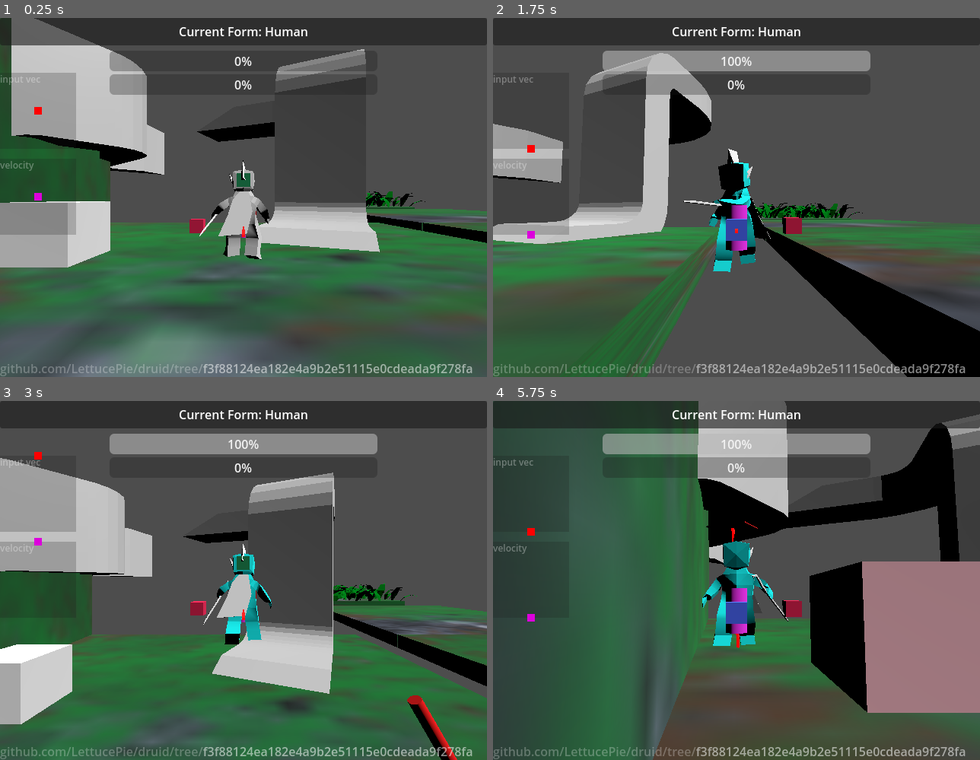
Above: before the commit, frames 1-4 (two rows, left to right).
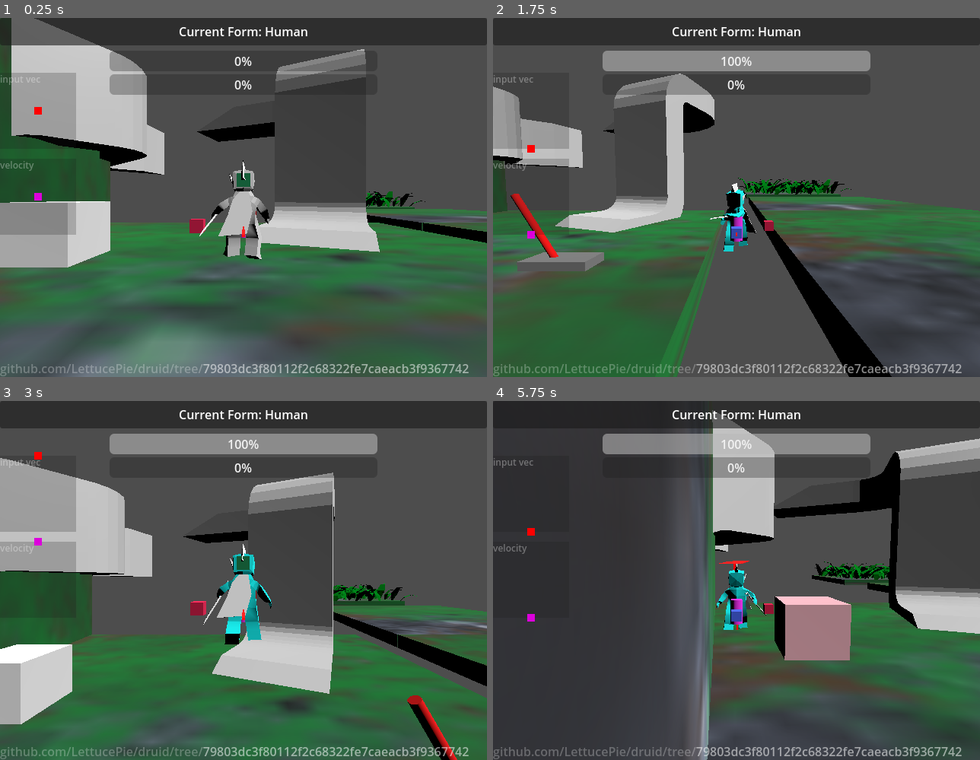
Above: after the commit, the same moments.

Repository: LettucePie/druid
Game: Godot game, scene res://playscenes/play_0.tscn
Same seed, same stepped clock (60 frames per second), same inputs: the game is played once before the commit and once after it.
Inputs (mouse positions are in pixels of both pictures, inside the frame that each line leads up to):
- Up to frame 1 (0.25 s): no input
- Up to frame 2 (1.75 s): tap Enter (ui_accept) at 0.5 s; move the mouse to (736, 369) at 0.52 s; hold D (move_right) 0.53-1.28 s; hold Right mouse button (aim) 0.53-1.28 s; tap Space (jump) at 0.77, 1.07, 1.52 s; tap N (attack) at 0.8, 1.35 s; move the mouse to (639, 215) at 1.27 s; hold S (move_down) from 1.28 s (still down); tap K (cam_down) at 1.55 s
- Up to frame 3 (3 s): tap Space (jump) at 1.82 s; move the mouse to (292, 501) at 2.02 s; release S (move_down) at 2.03 s; hold D (move_right) 2.03-2.78 s; tap K (cam_down) at 2.1 s; tap I (cam_up) at 2.3, 2.85 s; move the mouse to (219, 652) at 2.77 s; hold W (move_up) from 2.78 s (still down)
- Up to frame 4 (5.75 s): tap Space (jump) at 3.02, 3.05, 3.32, 3.6, 3.77, 4.07, 4.52, 4.82 s; move the mouse to (882, 634) at 3.52 s; release W (move_up) at 3.53 s; hold Right mouse button (aim) 3.53-4.28 s; hold A (move_left) 3.53-5.03 s; move the mouse to (590, 526) at 4.27 s; right-click (590, 526) at 4.35 s; tap N (attack) at 4.55, 5.1 s; move the mouse to (760, 580) at 5.02 s; hold S (move_down) from 5.03 s (still down); tap K (cam_down) at 5.3 s

The runs differ from the first frame. In frame 1, 0.9% of the frame differs, in the area x 41-98%, y 96-99%; in frame 2, 28%; in frame 3, 0.9%; in frame 4, 58%, in the area x 6-100%, y 0-100%.

Commit message:
starting to setup aiming control

Diff:
--- a/core/player.gd
+++ b/core/player.gd
@@ -23,11 +23,13 @@
 # Human
 @onready var human_node : Node3D = $human_node
 @onready var human_shape : CollisionShape3D = $human_shape
-@onready var human_mesh : MeshInstance3D = $human_node/human_model/human_armature/Skeleton3D/human_mesh
+@onready var human_mesh : MeshInstance3D = \
+$human_node/human_model/human_armature/Skeleton3D/human_mesh
 # Wolf
 @onready var wolf_node : Node3D = $wolf_node
 @onready var wolf_shape : CollisionShape3D = $wolf_shape
-@onready var wolf_mesh : MeshInstance3D = $wolf_node/wolf_model/Armature/Skeleton3D/wolfmesh
+@onready var wolf_mesh : MeshInstance3D = \
+$wolf_node/wolf_model/Armature/Skeleton3D/wolfmesh
 
 ## Iterative Lists
 @onready var colshapes : Array = [
@@ -42,6 +44,10 @@
 
 
 ## Camera Variables
+@onready var player_cam : Camera3D = $cam_dial/Player_Cam
+@onready var aim_cam : Camera3D = $cam_dial/aim_arm/Aim_Cam
+@onready var cam_dial : Node3D = $cam_dial
+@onready var aim_arm : Node3D = $cam_dial/aim_arm
 var cam_locked : bool = false
 var cam_min_y : float = -PI
 var cam_max_y : float = PI
@@ -108,6 +114,9 @@
 var attack_active : bool = false
 var attack_active_ebrake : int = 0
 var aiming : bool = false
+
+## Player Settings
+var invert_cam : bool = false
 
 #var action_frame_vars : Array = [magnet_cooldown, dodge_cooldown, dodge_active]
 ## This didn't work. It just made an array of 0, 0, 0.
@@ -218,35 +227,39 @@
 	current_cam = get_viewport().get_camera_3d()
 	var input : Vector2 = Vector2(
 		Input.get_axis("cam_left", "cam_right"),
-		Input.get_axis("cam_up", "cam_down")
+		Input.get_axis("cam_down", "cam_up")
 	).limit_length(1.0)
-
-	var parent_dial = current_cam.get_parent()
-	if parent_dial.name == "cam_dial":
-		if !cam_locked and !aiming:
-			parent_dial.rotate_y(input.x * delta)
-			parent_dial.rotate(
-				parent_dial.transform.basis * Vector3.RIGHT,
-				input.y * delta)
-			var x_percent = 1.0 - inverse_lerp(
-				cam_min_x,
-				cam_max_x,
-				parent_dial.rotation.x)
-			current_cam.position.z = \
-				cam_distance_max * cam_distance_curve.sample(x_percent)
-			current_cam.position.y = current_cam.position.z * 0.12
-		elif aiming:
-			pass
-
-		parent_dial.rotation.y = clamp(
-			parent_dial.rotation.y,
-			cam_min_y,
-			cam_max_y)
-		parent_dial.rotation.x = clamp(
-			parent_dial.rotation.x,
+	if invert_cam:
+		input.y *= -1.0
+
+	if !cam_locked and !aiming:
+		cam_dial.rotate_y(input.x * delta)
+		cam_dial.rotate(
+			cam_dial.transform.basis * Vector3.RIGHT,
+			input.y * delta)
+		var x_percent = 1.0 - inverse_lerp(
 			cam_min_x,
-			cam_max_x)
-
+			cam_max_x,
+			cam_dial.rotation.x)
+		current_cam.position.z = \
+			cam_distance_max * cam_distance_curve.sample(x_percent)
+		current_cam.position.y = current_cam.position.z * 0.12
+		clamp_cam_dolly_rotation(cam_dial)
+	elif aiming:
+		aim_arm.rotate_y(input.x * delta)
+		#aim_arm.rotate_x(input.y * delta)
+		clamp_cam_dolly_rotation(aim_arm)
+
+
+func clamp_cam_dolly_rotation(dolly):
+	dolly.rotation.y = clamp(
+		dolly.rotation.y,
+		cam_min_y,
+		cam_max_y)
+	dolly.rotation.x = clamp(
+		dolly.rotation.x,
+		cam_min_x,
+		cam_max_x)
 
 ###
 ### Movement Input Block
@@ -608,12 +621,14 @@
 			set_form_to(Form.HUMAN)
 
 	if Input.get_action_strength("aim") >= 0.3:
-		print("Aim Pressed")
-		aiming = true
-		$cam_dial/Aim_Cam.make_current()
-	elif !$cam_dial/Player_Cam.is_current():
+		if !aiming:
+			print("Aim Pressed")
+			aiming = true
+			aim_arm.rotation = Vector3.ZERO
+			aim_cam.make_current()
+	elif aiming:
 		aiming = false
-		$cam_dial/Player_Cam.make_current()
+		player_cam.make_current()
 
 	if Input.get_action_strength("fire") >= 0.3:
 		print("Fire Pressed")
--- a/core/player.tscn
+++ b/core/player.tscn
@@ -243,6 +243,9 @@
 cam_distance_curve = ExtResource("2_1ws1n")
 turn_responsiveness_curve = ExtResource("3_vhf20")
 turn_decel_curve = ExtResource("4_4k7ag")
+jump_velocity = null
+attack_chain = null
+attack_interrupt = null
 
 [node name="anim_handler" type="Node" parent="." node_paths=PackedStringArray("human_anim", "wolf_anim")]
 script = ExtResource("2_r6jt5")
@@ -297,7 +300,6 @@
 shape = SubResource("BoxShape3D_apw7h")
 
 [node name="human_node" type="Node3D" parent="."]
-visible = false
 
 [node name="human_model" parent="human_node" instance=ExtResource("2_dbf1p")]
 
@@ -305,34 +307,34 @@
 transform = Transform3D(-0.312618, 0, -2.73299e-08, 0, 0.312618, 0, 2.73299e-08, 0, -0.312618, 0, 0.143265, 0)
 
 [node name="Skeleton3D" parent="human_node/human_model/human_armature" index="0"]
-bones/0/position = Vector3(0, -0.16168, -0.10598)
+bones/0/position = Vector3(0, -0.154383, -0.10598)
 bones/0/rotation = Quaternion(0.0914123, -0.00244562, -0.0016501, 0.995809)
-bones/1/rotation = Quaternion(-0.016177, -0.00619261, 0.797931, 0.6025)
+bones/1/rotation = Quaternion(-0.0148608, -0.00047949, 0.797796, 0.602743)
 bones/2/rotation = Quaternion(0.0834039, -0.0313383, 0.324214, 0.941779)
 bones/3/rotation = Quaternion(0.317049, 0.0415371, 0.0138462, 0.947398)
-bones/5/rotation = Quaternion(0.00860339, -0.0138914, 0.00334091, 0.999861)
+bones/5/rotation = Quaternion(0.0110975, -0.0138927, 0.00329328, 0.999837)
 bones/6/rotation = Quaternion(-0.0150778, -3.56578e-05, -0.000320333, 0.999886)
 bones/10/position = Vector3(-0.34512, -0.192523, -0.00858107)
-bones/10/rotation = Quaternion(-0.214687, 0.259485, 0.939, 0.0696778)
-bones/11/rotation = Quaternion(-0.433971, 0.00119645, -0.00276849, 0.900922)
+bones/10/rotation = Quaternion(-0.21515, 0.253181, 0.94072, 0.068236)
+bones/11/rotation = Quaternion(-0.417779, 0.00114671, -0.00278946, 0.908544)
 bones/12/rotation = Quaternion(-0.0599468, -0.00843683, -0.742144, 0.667501)
-bones/13/rotation = Quaternion(-0.0814491, -0.017042, -0.278884, 0.956713)
+bones/13/rotation = Quaternion(-0.0827473, -0.0197593, -0.270683, 0.958902)
 bones/14/rotation = Quaternion(0.395912, -0.0344117, -0.113618, 0.910582)
 bones/17/position = Vector3(0.358753, -0.19082, -0.0116346)
-bones/17/rotation = Quaternion(0.0963767, 0.366478, 0.921247, -0.0878058)
-bones/18/rotation = Quaternion(-0.298456, -0.0946468, -0.0167003, 0.949572)
+bones/17/rotation = Quaternion(0.0975025, 0.354552, 0.925902, -0.086554)
+bones/18/rotation = Quaternion(-0.280149, -0.0949503, -0.014878, 0.955133)
 
 [node name="ear_a" parent="human_node/human_model/human_armature/Skeleton3D" index="0"]
-transform = Transform3D(0.999448, -0.00253311, -0.0331121, -0.00310829, 0.985574, -0.169217, 0.0330631, 0.169227, 0.985022, 0.000675778, 1.67437, 0.22951)
+transform = Transform3D(0.999448, -0.00253311, -0.0331121, -0.00327321, 0.984717, -0.174129, 0.0330472, 0.174142, 0.984166, 0.000675778, 1.68096, 0.23339)
 
 [node name="hair_a" parent="human_node/human_model/human_armature/Skeleton3D" index="1"]
-transform = Transform3D(0.999448, -0.00253311, -0.0331121, -0.00310829, 0.985574, -0.169217, 0.0330631, 0.169227, 0.985022, 0.00858762, 2.10529, 0.0308578)
+transform = Transform3D(0.999448, -0.00253311, -0.0331121, -0.00327321, 0.984717, -0.174129, 0.0330472, 0.174142, 0.984166, 0.00858761, 2.11287, 0.0368906)
 
 [node name="cape" parent="human_node/human_model/human_armature/Skeleton3D" index="2"]
-transform = Transform3D(0.999449, -0.0329398, 0.00416953, 0.0332026, 0.991452, -0.126176, 2.23145e-05, 0.126245, 0.991999, -0.0395435, 1.20649, -0.288326)
+transform = Transform3D(0.999449, -0.0329398, 0.00416953, 0.0332021, 0.99081, -0.131123, 0.000187967, 0.13119, 0.991357, -0.0395435, 1.21567, -0.286773)
 
 [node name="staff_a" parent="human_node/human_model/human_armature/Skeleton3D" index="3"]
-transform = Transform3D(0.423659, -0.286717, 0.859248, 0.844436, 0.468267, -0.260103, -0.327781, 0.835775, 0.440499, 1.36802, -0.00456398, 0.209507)
+transform = Transform3D(0.407729, -0.292802, 0.864884, 0.851372, 0.464261, -0.244187, -0.330034, 0.8359, 0.438576, 1.38191, 0.0150033, 0.208758)
 
 [node name="standin_floor" parent="human_node/human_model" index="1"]
 visible = false
@@ -362,6 +364,7 @@
 skeleton = NodePath("../../../..")
 
 [node name="wolf_node" type="Node3D" parent="."]
+visible = false
 
 [node name="wolf_model" parent="wolf_node" instance=ExtResource("23_4u3jf")]
 transform = Transform3D(-0.115452, 0, -1.00931e-08, 0, 0.115452, 0, 1.00931e-08, 0, -0.115452, 0, 0.075846, 0)
@@ -369,16 +372,16 @@
 [node name="Skeleton3D" parent="wolf_node/wolf_model/Armature" index="0"]
 bones/1/rotation = Quaternion(0.656745, -8.93774e-16, -8.93774e-16, 0.754113)
 bones/2/rotation = Quaternion(0.12946, 1.04057e-15, -9.22106e-17, 0.991585)
-bones/3/rotation = Quaternion(-0.3398, 4.0243e-18, 8.18297e-17, 0.940498)
-bones/4/rotation = Quaternion(-0.259897, 2.05018e-18, 6.40815e-17, 0.965636)
+bones/3/rotation = Quaternion(-0.329116, 4.83164e-18, 8.1844e-17, 0.94429)
+bones/4/rotation = Quaternion(-0.260525, 3.15169e-19, 4.69297e-17, 0.965467)
 bones/5/rotation = Quaternion(0.456607, 1.48065e-22, -1.01387e-16, 0.889668)
 bones/6/rotation = Quaternion(0.859775, 0.204093, 0.0176992, -0.467782)
 bones/7/rotation = Quaternion(0.859775, -0.204093, -0.0176992, -0.467782)
-bones/8/position = Vector3(0.903733, 0.956771, 1.19301)
-bones/8/rotation = Quaternion(0.805843, -1.42738e-17, -3.83401e-18, 0.592129)
+bones/8/position = Vector3(0.903733, 0.994818, 1.1688)
+bones/8/rotation = Quaternion(0.799696, -1.43513e-17, -3.77155e-18, 0.600405)
 bones/9/rotation = Quaternion(0.102258, 1.18584e-07, 1.21901e-08, 0.994758)
-bones/12/position = Vector3(-0.903733, 0.956771, 1.19301)
-bones/12/rotation = Quaternion(0.805843, -1.42738e-17, -3.83401e-18, 0.592129)
+bones/12/position = Vector3(-0.903733, 0.994818, 1.1688)
+bones/12/rotation = Quaternion(0.799696, -1.43513e-17, -3.77155e-18, 0.600405)
 bones/13/rotation = Quaternion(0.102258, 1.18584e-07, 1.21901e-08, 0.994758)
 bones/16/rotation = Quaternion(0.649191, -0.000736844, -0.092586, 0.754969)
 bones/17/rotation = Quaternion(0.560286, -0.0218214, 0.0589299, 0.825912)
@@ -398,7 +401,9 @@
 [node name="Player_Cam" type="Camera3D" parent="cam_dial" groups=["player_camera"]]
 current = true
 
-[node name="Aim_Cam" type="Camera3D" parent="cam_dial"]
+[node name="aim_arm" type="Node3D" parent="cam_dial"]
+
+[node name="Aim_Cam" type="Camera3D" parent="cam_dial/aim_arm"]
 transform = Transform3D(1, 0, 0, 0, 1, 0, 0, 0, 1, -0.343258, 0.920355, 1.06036)
 fov = 60.0
 
--- a/project.godot
+++ b/project.godot
@@ -14,7 +14,7 @@
 run/main_scene="res://playscenes/play_0.tscn"
 config/features=PackedStringArray("4.2", "Mobile")
 config/icon="res://icon.svg"
-config/git_sha="f3f88124ea182e4a9b2e51115e0cdeada9f278fa"
+config/git_sha="79803dc3f80112f2c68322fe7caeacb3f9367742"
 
 [display]
 
